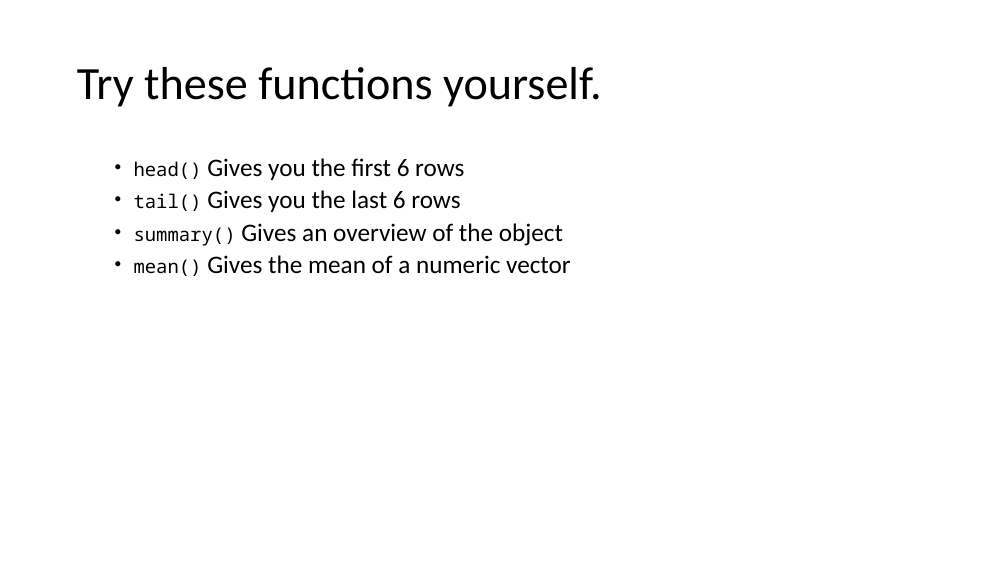
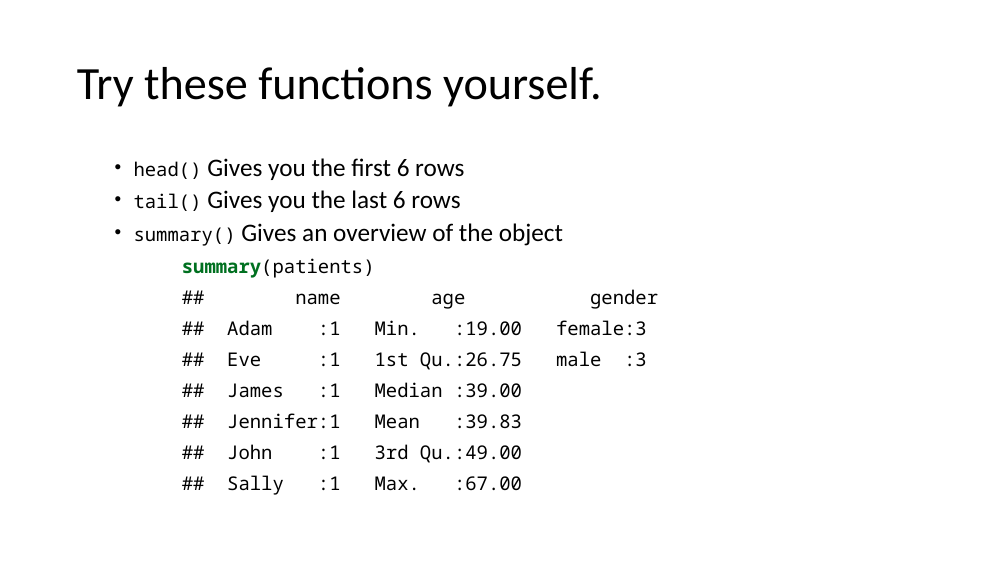
Before and after one commit to ClinicianCoders/ClinicianCoders, a slide deck: slide 45 of Workshops/Workshop1.pptx. Drawn at 1008x567 pixels with LibreOffice and Linux fonts; fonts in the diff are those of the drawing. Boxes give left, top, right and bottom in pixels: in the first picture for what was removed or moved away, otherwise in the second. Text is boxed around its words. In the diff, an @@ line names an element or a change of style, - is before the commit and + after.

```diff
--- a/Workshops/Workshop1.pptx
+++ b/Workshops/Workshop1.pptx
@@ text at box(182, 258, 522, 495): text changed; size 24 to 18 pt; font Calibri to Noto Sans Mono @@
-  • mean() Gives the mean of a numeric vector
+summary(patients)
+## name age gender
+## Adam :1 Min. :19.00 female:3
+## Eve :1 1st Qu.:26.75 male :3
+## James :1 Median :39.00
+## Jennifer:1 Mean :39.83
+## John :1 3rd Qu.:49.00
+## Sally :1 Max. :67.00
```
Also in this commit, not shown: 28 other slides changed, 2 other files.
